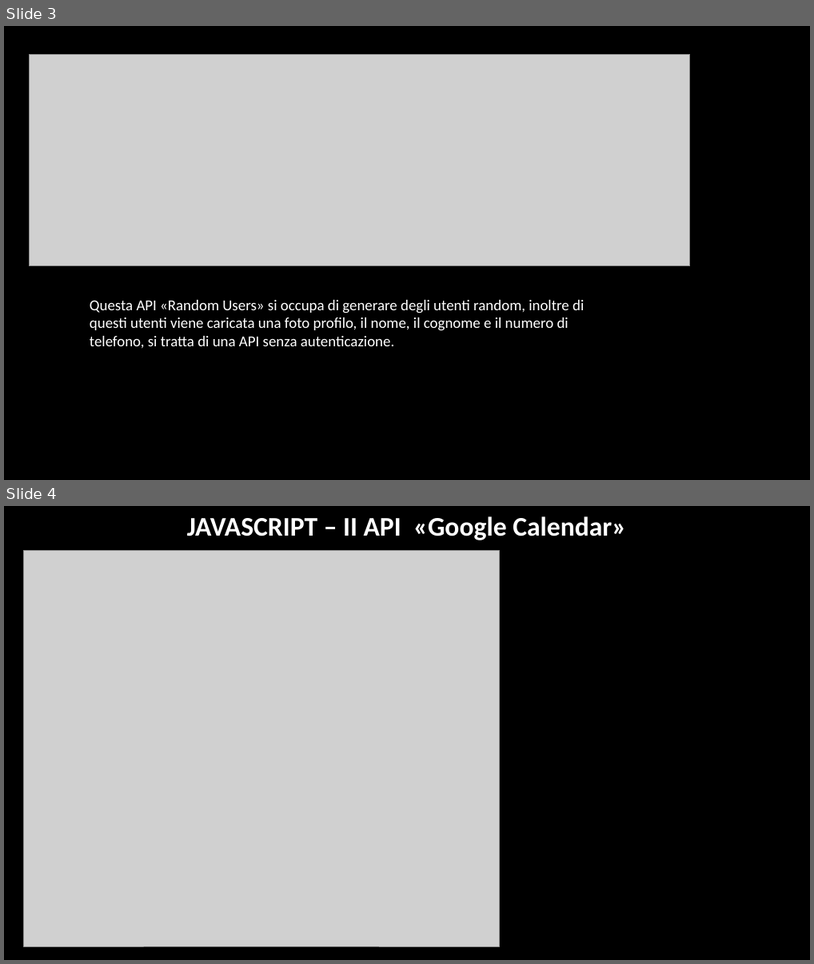
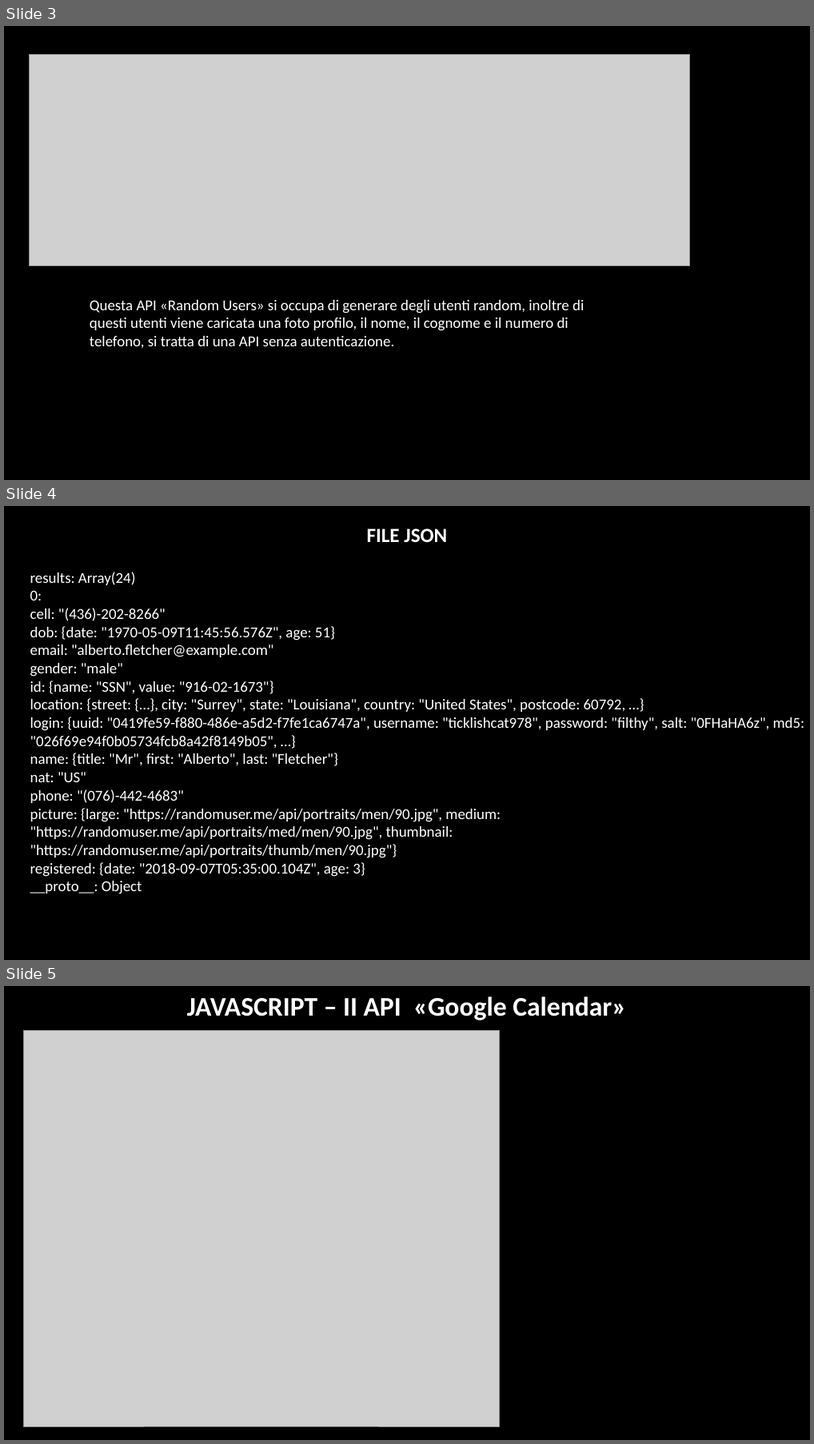
Before and after one commit to agatarosselli/mhw3, a slide deck: mhw3.pptx. Shown one above the other, each under a label of ours: slides 3 and 4 before the commit, slides 3, 4 and 5 after it. The pictures are 814x964 and 814x1444 pixels, drawn with LibreOffice and Linux fonts; fonts in the diff are those of the drawing; grey boxes stand for pictures; background and template pictures are left out. Boxes give left, top, right and bottom in pixels: in the first picture for what was removed or moved away, otherwise in the second. Text is boxed around its words. In the diff, an @@ line names an element or a change of style, - is before the commit and + after.

```diff
--- a/mhw3.pptx
+++ b/mhw3.pptx
@@ slide 4 added at [4, 506, 810, 960], background picture (left out) @@
@@ text added at [367, 528, 447, 542], 24 pt, text #FFFFFF, bold @@
+FILE JSON
@@ text added at [30, 572, 806, 894], 18 pt, text #FFFFFF @@
+results: Array(24)
+0:
+cell: "(436)-202-8266"
+dob: {date: "1970-05-09T11:45:56.576Z", age: 51}
+email: "alberto.fletcher@example.com"
+gender: "male"
+id: {name: "SSN", value: "916-02-1673"}
+location: {street: {…}, city: "Surrey", state: "Louisiana", country: "United States", postcode: 60792, …}
+login: {uuid: "0419fe59-f880-486e-a5d2-f7fe1ca6747a", username: "ticklishcat978", password: "filthy", salt: "0FHaHA6z", md5: "026f69e94f0b05734fcb8a42f8149b05", …}
+name: {title: "Mr", first: "Alberto", last: "Fletcher"}
+nat: "US"
+phone: "(076)-442-4683"
+picture: {large: "https://randomuser.me/api/portraits/men/90.jpg", medium: "https://randomuser.me/api/portraits/med/men/90.jpg", thumbnail: "https://randomuser.me/api/portraits/thumb/men/90.jpg"}
+registered: {date: "2018-09-07T05:35:00.104Z", age: 3}
+__proto__: Object
@@ what was slide 4 is now slide 5 @@
```
Also in this commit, not shown: 1 other slide added.
